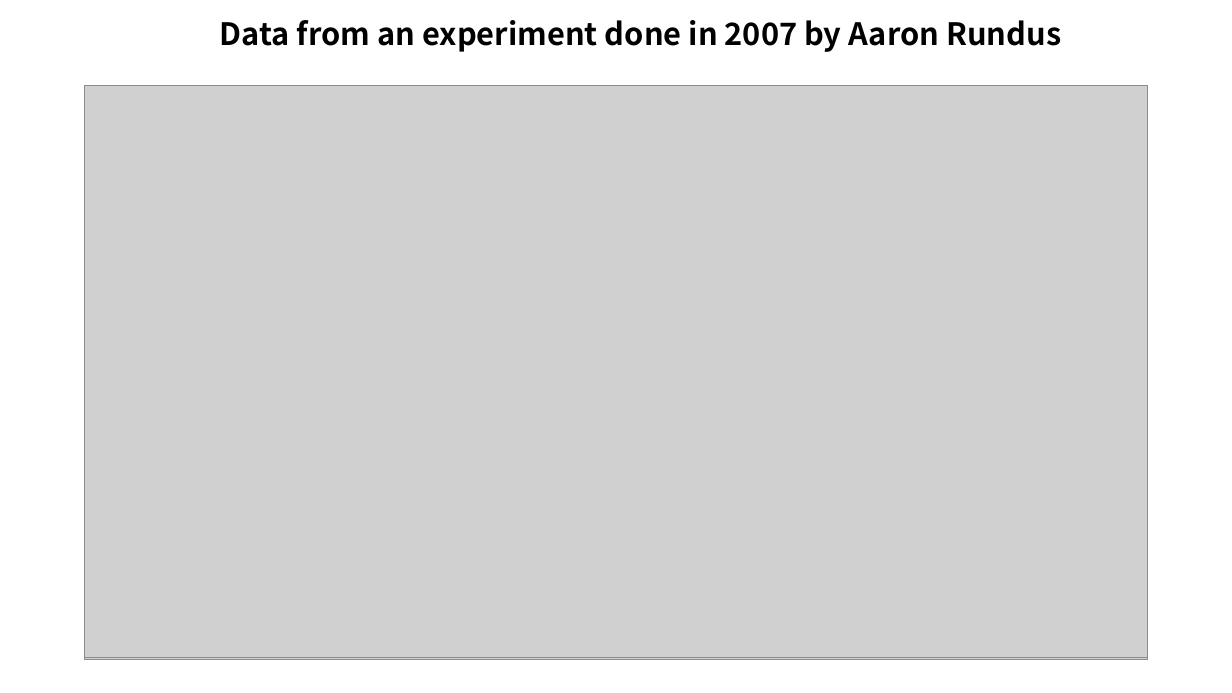
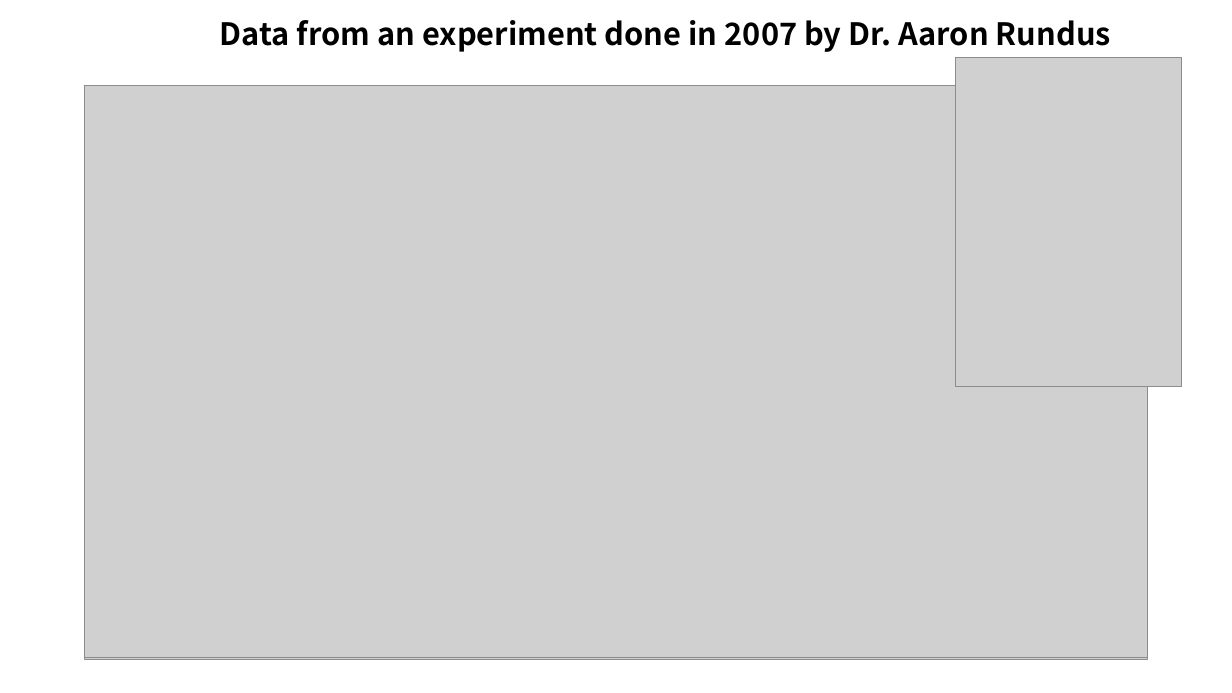
Before and after one commit to BIOS967/BIOS967_Fall2023, a slide deck: slide 2 of Park_Yihang/20231024_Proposal_YHP.pptx. Drawn at 1232x693 pixels with LibreOffice and Linux fonts; fonts in the diff are those of the drawing; grey boxes stand for pictures. Boxes give left, top, right and bottom in pixels: in the first picture for what was removed or moved away, otherwise in the second. Text is boxed around its words. In the diff, an @@ line names an element or a change of style, - is before the commit and + after.

```diff
--- a/Park_Yihang/20231024_Proposal_YHP.pptx
+++ b/Park_Yihang/20231024_Proposal_YHP.pptx
@@ text at [220, 20, 1111, 52]: text changed @@
-Data from an experiment done in 2007 by Aaron Rundus
+Data from an experiment done in 2007 by Dr. Aaron Rundus
@@ picture added at [956, 57, 1182, 387] @@
```
Also in this commit, not shown: 2 other slides changed, 1 slide added.
